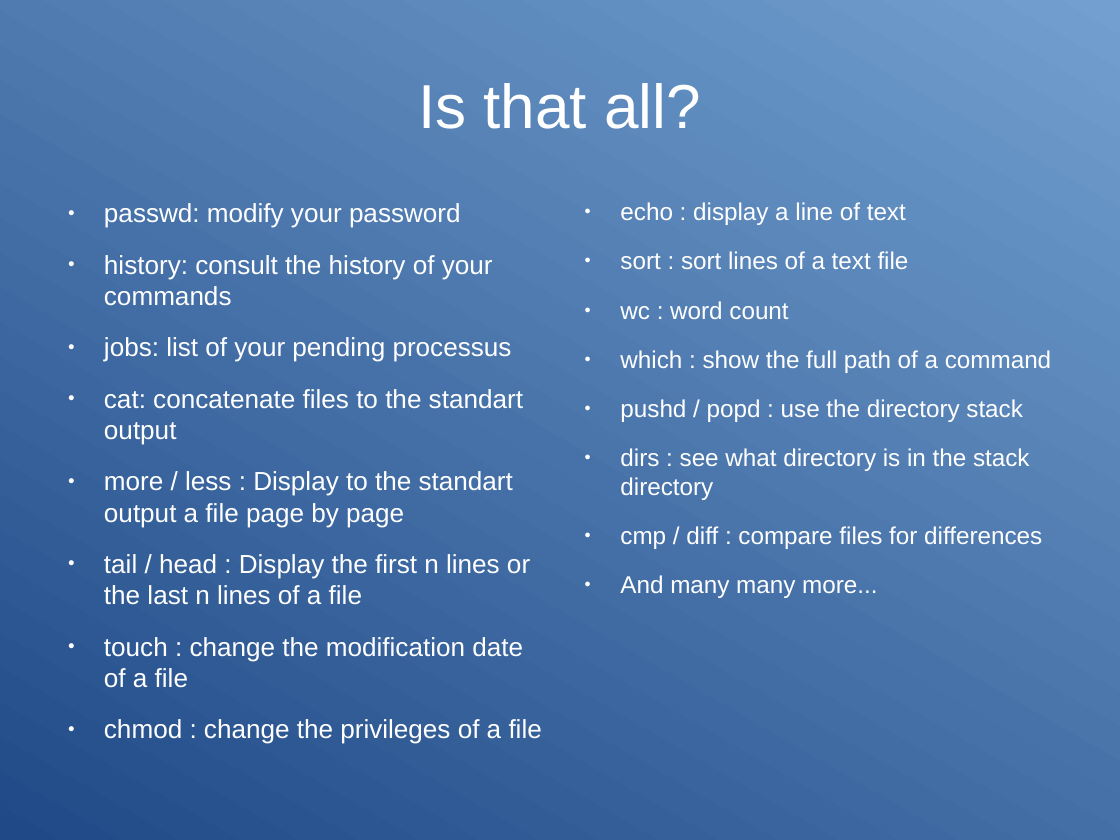
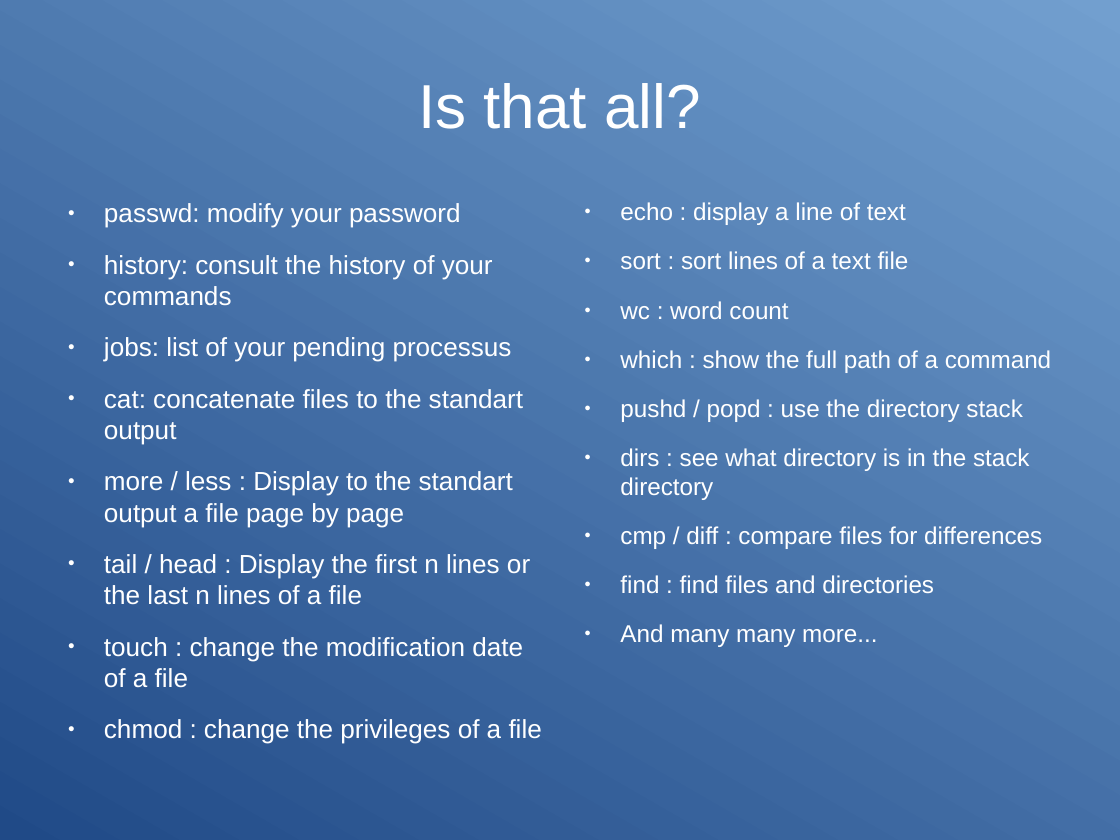
Before and after one commit to Clibre/An-introduction-to-bash, a slide deck: slide 15 of presentation.odp. Drawn at 1120x840 pixels with LibreOffice and Linux fonts; fonts in the diff are those of the drawing. Boxes give left, top, right and bottom in pixels: in the first picture for what was removed or moved away, otherwise in the second. Text is boxed around its words. In the diff, an @@ line names an element or a change of style, - is before the commit and + after.

```diff
--- a/presentation.odp
+++ b/presentation.odp
@@ text at (x1=620, y1=575, x2=934, y2=593): paragraph added @@
+● find : find files and directories
```
Also in this commit, not shown: 2 other slides changed, 9 slides added, 8 other files.
